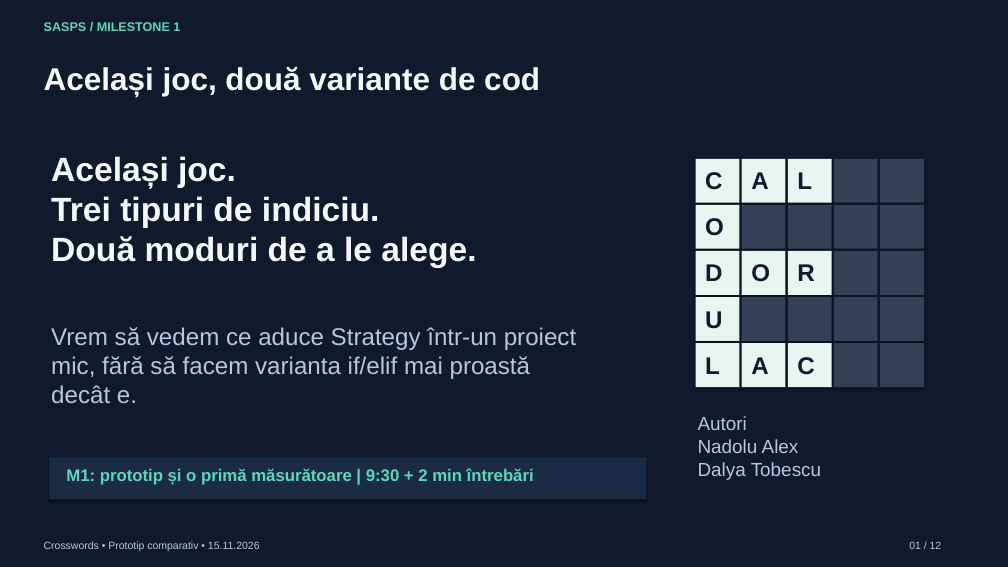
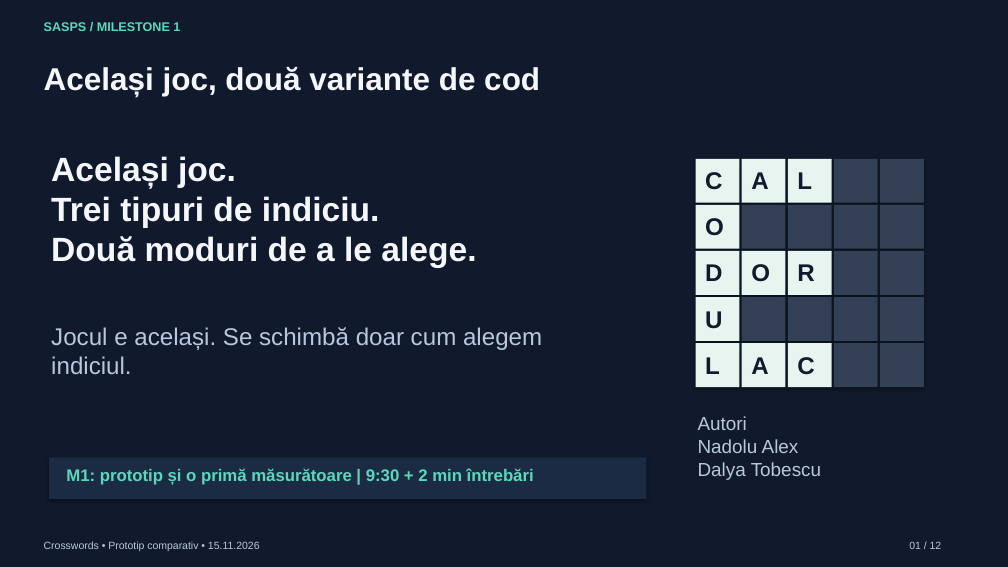
Before and after one commit to nadolualex/sasps-crosswords, a slide deck: slide 1 of presentation/SASPS_M1_Crosswords.pptx. Drawn at 1008x567 pixels with LibreOffice and Linux fonts; fonts in the diff are those of the drawing. Boxes give left, top, right and bottom in pixels: in the first picture for what was removed or moved away, otherwise in the second. Text is boxed around its words. In the diff, an @@ line names an element or a change of style, - is before the commit and + after.

```diff
--- a/presentation/SASPS_M1_Crosswords.pptx
+++ b/presentation/SASPS_M1_Crosswords.pptx
@@ text at <box>51,327,542,374</box>: text changed @@
-Vrem să vedem ce aduce Strategy într-un proiect
-mic, fără să facem varianta if/elif mai proastă
-decât e.
+Jocul e același. Se schimbă doar cum alegem
+indiciul.
```
Also in this commit, not shown: 6 other slides changed, 9 other files.
